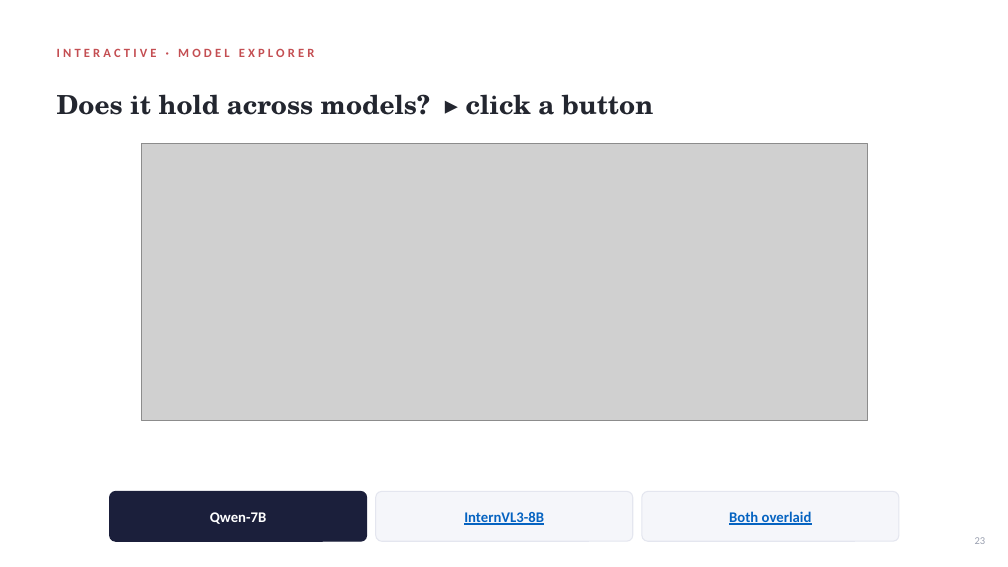
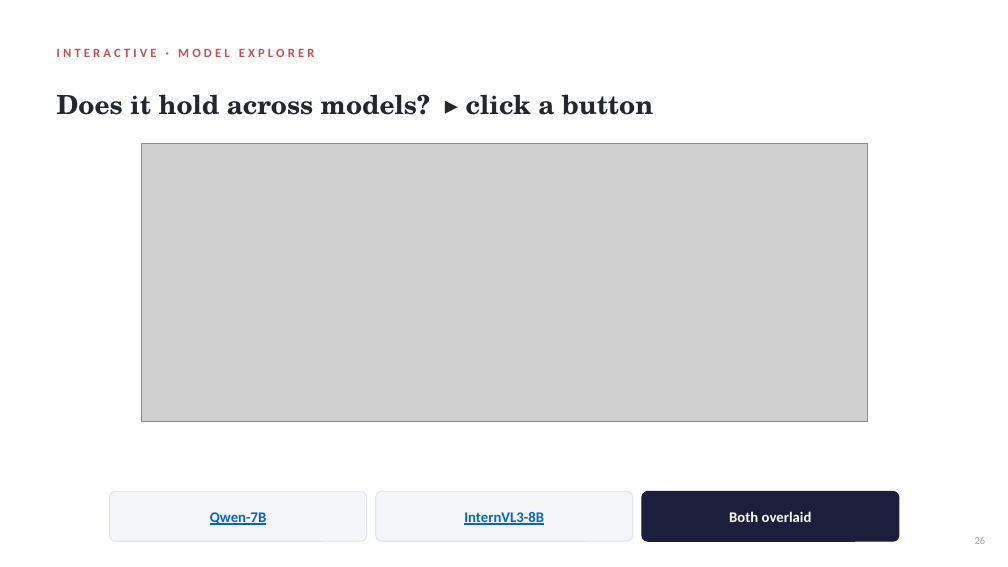
Before and after one commit to xchuan-li/cross_lingual_protobias, a slide deck: slide 26 of v3/paper/ProgressReport_2.pptx (slide 23 before the commit). Drawn at 1008x567 pixels with LibreOffice and Linux fonts; fonts in the diff are those of the drawing; grey boxes stand for pictures. Boxes give left, top, right and bottom in pixels: in the first picture for what was removed or moved away, otherwise in the second. Text is boxed around its words. In the diff, an @@ line names an element or a change of style, - is before the commit and + after.

```diff
--- a/v3/paper/ProgressReport_2.pptx
+++ b/v3/paper/ProgressReport_2.pptx
@@ text "Qwen-7B" at [210,512,266,525]: text colour #FFFFFF to #0563C1, underline on @@
@@ rounded rectangle at [110,492,367,541]: fill #1B1F3B to #F5F6FA; outline #1B1F3B 1 pt to #E4E6EF 1 pt @@
@@ text "Both overlaid" at [729,511,812,522]: text colour #0563C1 to #FFFFFF, underline off @@
@@ rounded rectangle at [642,492,899,541]: fill #F5F6FA to #1B1F3B; outline #E4E6EF 1 pt to #1B1F3B 1 pt @@
@@ text at [975,537,986,544]: text changed @@
-23
+26
```
Also in this commit, not shown: 2 other slides changed, 1 slide added, 1 other file.
